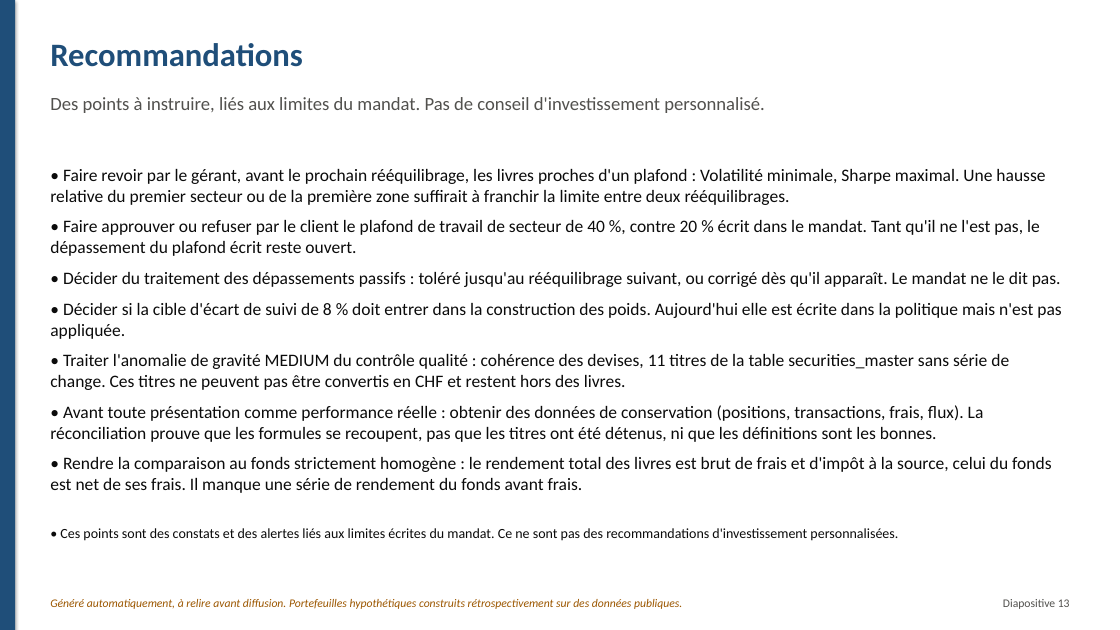
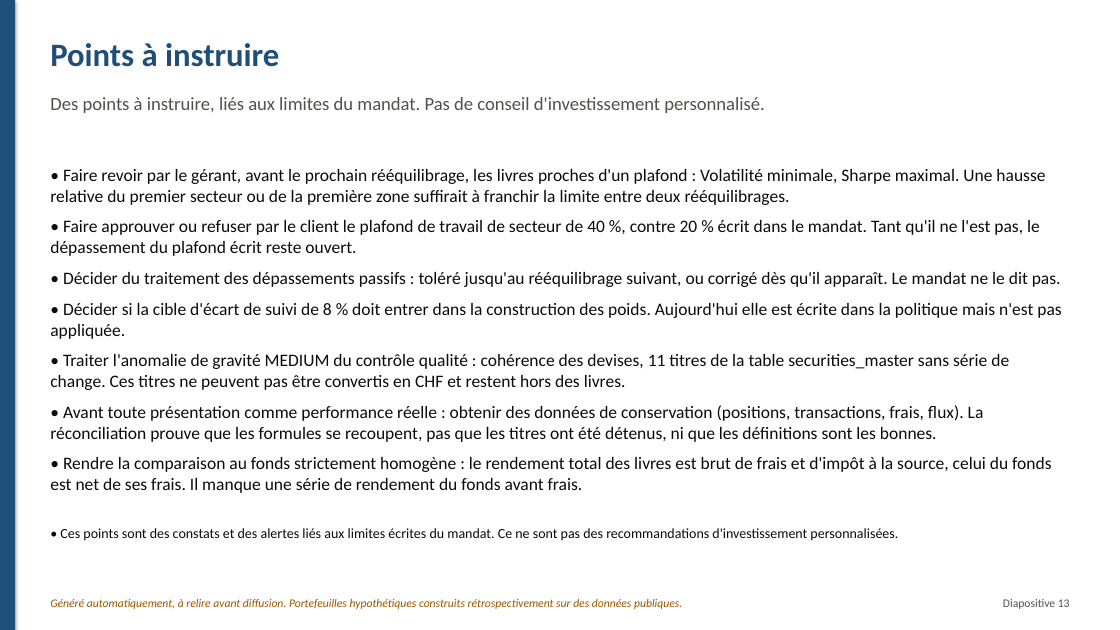
Before and after one commit to fatybarbosa/investment-analytics-platform, a slide deck: slide 13 of reports/management/presentation_management.pptx. Drawn at 1120x630 pixels with LibreOffice and Linux fonts; fonts in the diff are those of the drawing. Boxes give left, top, right and bottom in pixels: in the first picture for what was removed or moved away, otherwise in the second. Text is boxed around its words. In the diff, an @@ line names an element or a change of style, - is before the commit and + after.

```diff
--- a/reports/management/presentation_management.pptx
+++ b/reports/management/presentation_management.pptx
@@ text at (x1=50, y1=43, x2=279, y2=67): text changed @@
-Recommandations
+Points à instruire
```
Also in this commit, not shown: 1 other slide changed, 31 other files.
